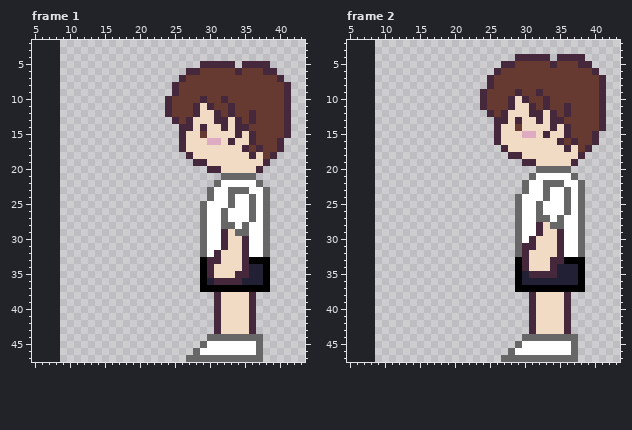
Edited in one commit: pixel-art file (Graphics/peter_babinkton.aseprite). Above, as it was before the edit.
48x48 pixels, 7 frames. Shown: frame 1: x 5..43, y 2..47; frame 2: x 5..43, y 2..47. The old version is drawn lined up with the new one, on the new canvas. The commit also changed other frames, which this record leaves out.
Once edited:
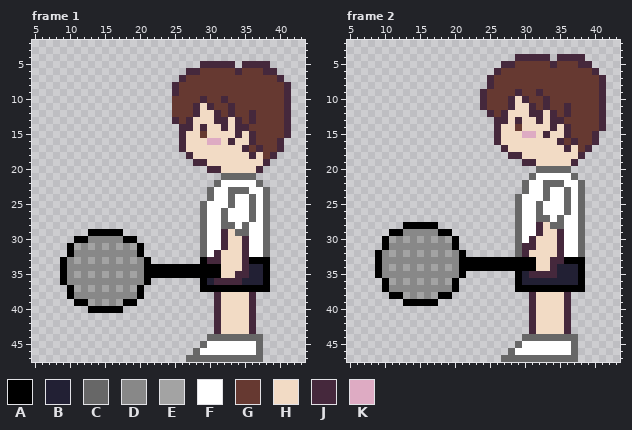
Palette (. is transparent): A #000000  B #222034  C #676767  D #888888  E #a3a3a3  F #ffffff  G #663931  H #f2dbc5  J #45283c  K #deabc3
The commit says: Fixed some player animations
Diff:
{"change": "canvas 48x48 -> 58x48, the old top-left corner now at 9,0"}
{"where": "frame 1"}
{"frame":1,"y":10,"x":24,"old":"J","new":"."}
{"frame":1,"y":11,"x":24,"old":"J","new":"."}
{"frame":1,"y":12,"x":24,"old":"J","new":"."}
{"frame":1,"y":29,"x":13,"old":".....","new":"AAAAA"}
{"frame":1,"y":30,"x":11,"old":".........","new":"AADDDDDAA"}
{"frame":1,"y":31,"x":10,"old":"...........","new":"AEDEDEDEDEA"}
{"frame":1,"y":32,"x":10,"old":"...........","new":"ADDDDDDDDDA"}
{"frame":1,"y":33,"x":9,"old":".............","new":"ADEDEDEDEDEDA"}
{"frame":1,"y":34,"x":9,"old":"....................","new":"ADDDDDDDDDDDAAAAAAAA"}
{"frame":1,"y":34,"x":30,"old":"JH","new":"AA"}
{"frame":1,"y":35,"x":9,"old":"....................","new":"ADEDEDEDEDEDAAAAAAAA"}
{"frame":1,"y":35,"x":30,"old":"JH","new":"AA"}
{"frame":1,"y":36,"x":9,"old":".............","new":"ADDDDDDDDDDDA"}
{"frame":1,"y":37,"x":10,"old":"...........","new":"AEDEDEDEDEA"}
{"frame":1,"y":38,"x":10,"old":"...........","new":"ADDDDDDDDDA"}
{"frame":1,"y":39,"x":11,"old":".........","new":"AAEDEDEAA"}
{"frame":1,"y":40,"x":13,"old":".....","new":"AAAAA"}
{"where": "frame 2"}
{"frame":2,"y":28,"x":13,"old":".....","new":"AAAAA"}
{"frame":2,"y":29,"x":11,"old":".........","new":"AADDDDDAA"}
{"frame":2,"y":30,"x":10,"old":"...........","new":"AEDEDEDEDEA"}
{"frame":2,"y":31,"x":10,"old":"...........","new":"ADDDDDDDDDA"}
{"frame":2,"y":32,"x":9,"old":".............","new":"ADEDEDEDEDEDA"}
{"frame":2,"y":33,"x":9,"old":"....................","new":"ADDDDDDDDDDDAAAAAAAA"}
{"frame":2,"y":33,"x":30,"old":"JH","new":"AA"}
{"frame":2,"y":34,"x":9,"old":"....................","new":"ADEDEDEDEDEDAAAAAAAA"}
{"frame":2,"y":34,"x":30,"old":"JH","new":"AA"}
{"frame":2,"y":35,"x":9,"old":".............","new":"ADDDDDDDDDDDA"}
{"frame":2,"y":36,"x":10,"old":"...........","new":"AEDEDEDEDEA"}
{"frame":2,"y":37,"x":10,"old":"...........","new":"ADDDDDDDDDA"}
{"frame":2,"y":38,"x":11,"old":".........","new":"AAEDEDEAA"}
{"frame":2,"y":39,"x":13,"old":".....","new":"AAAAA"}
{"label":"erased","picture_box":[165,96,172,117]}
{"label":"changed","picture_box":[60,229,221,313]}
{"label":"changed","picture_box":[375,222,536,306]}
